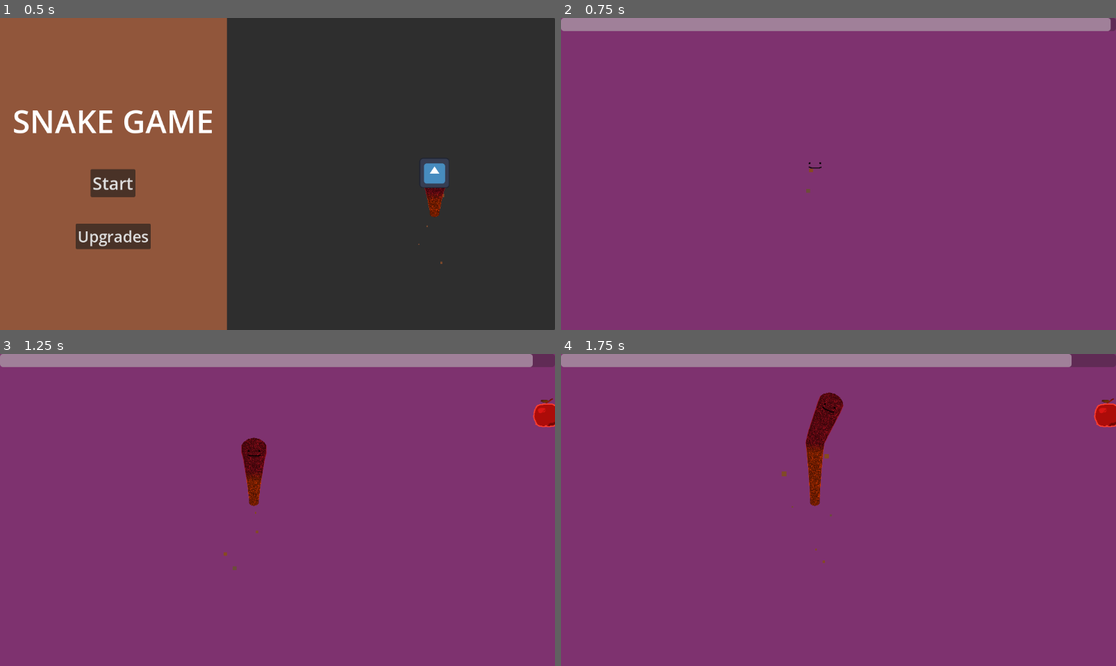
Above: before the commit, frames 1-4 (two rows, left to right).
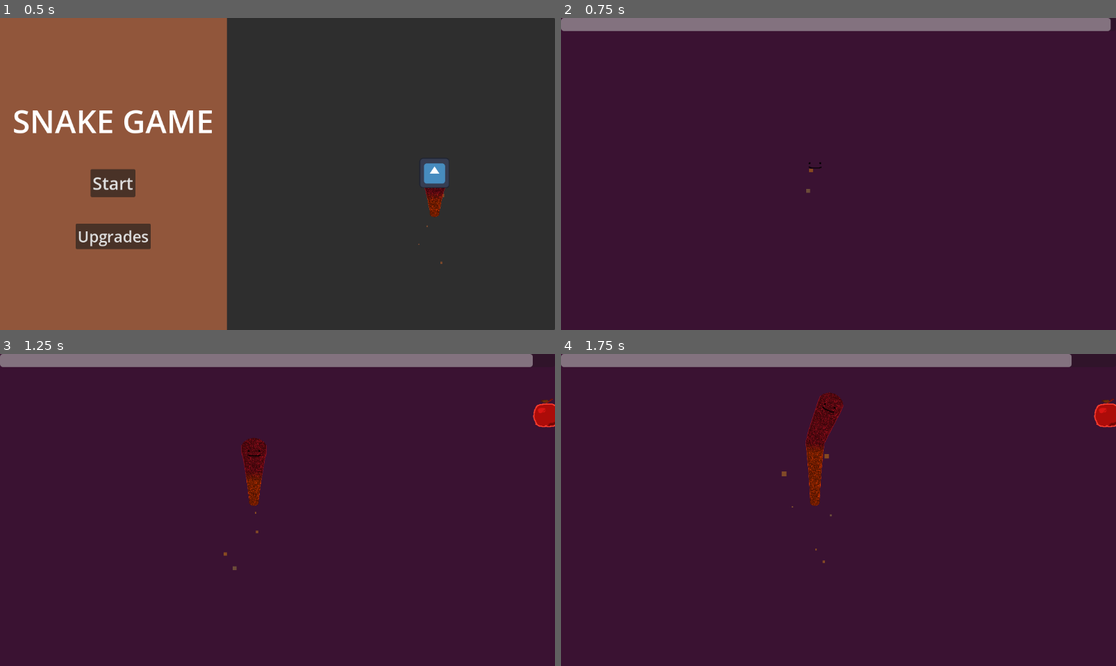
Above: after the commit, the same moments.

Repository: tylercchase/gmtk-2025
Game: Godot game, scene res://src/menus/main/main_menu.tscn
Two runs of this game, one before a commit and one after it. Both use one fixed random seed, a clock stepped at 60 frames per second and the inputs below. The engine's default icon, where the game draws it, is replaced by a stand-in: a white triangle on a blue panel in a dark square.
Inputs (mouse positions are in pixels of both pictures, inside the frame that each line leads up to):
- Up to frame 1 (0.5 s): no input
- Up to frame 2 (0.75 s): click "Start" at 0.5 s
- Up to frame 3 (1.25 s): no input
- Up to frame 4 (1.75 s): move the mouse to (960, 494) at 1.27 s; hold D (move_right) from 1.28 s (still down); click (960, 494) at 1.35 s

Frame 1 is identical in both runs. In frame 2, 100% of the frame differs, in the area x 0-100%, y 0-100%; in frame 3, 99%; in frame 4, 99%.

Commit message:
feat: floating collection numbers

Diff:
--- a/src/components/add_item_component.gd
+++ b/src/components/add_item_component.gd
@@ -12,4 +12,4 @@
 
 
 func add_item():
-    Events.emit_item_collected(item)
+    Events.emit_item_collected(item, self)
--- /dev/null
+++ b/src/level/floating_text/floating_text.gd
@@ -0,0 +1,10 @@
+extends Label
+
+
+func show_value(value, new_position):
+    text = value
+    global_position = new_position
+    var tween = get_tree().create_tween()
+    tween.tween_property(self, "global_position", global_position + Vector2(10,10), 2)
+    tween.tween_property(self, "modulate:a", 0.0, 2)
+    tween.tween_callback(self.queue_free)
--- /dev/null
+++ b/src/level/floating_text/floating_text.tscn
@@ -0,0 +1,6 @@
+[gd_scene load_steps=2 format=3 uid="uid://b56qw6dlfr54h"]
+
+[ext_resource type="Script" uid="uid://b1qeix0foha8a" path="res://src/level/floating_text/floating_text.gd" id="1_t8kt5"]
+
+[node name="FloatingText" type="Label"]
+script = ExtResource("1_t8kt5")
--- /dev/null
+++ b/src/level/floating_text_manager.gd
@@ -0,0 +1,13 @@
+extends Node2D
+
+@export var floating_text: PackedScene
+
+
+func _ready() -> void:
+    Events.float_text.connect(_on_float_text)
+
+
+func _on_float_text(text, new_position):
+    var temp = floating_text.instantiate()
+    add_child(temp)
+    temp.show_value(text, new_position)
--- a/src/level/level_manager.gd
+++ b/src/level/level_manager.gd
@@ -31,9 +31,10 @@
 func _process(_delta: float) -> void:
 	progress_bar.value =  timer.time_left / timer.wait_time
 
-func _on_item_collected(item: Item):
+func _on_item_collected(item: Item, node: Node):
 	var modified_amount = State.get_modifiers(item.id, 1)
 	if current_run_items.has(item.id):
 		current_run_items[item.id] += modified_amount
 	else:
 		current_run_items[item.id] = modified_amount
+	Events.emit_float_text("+" + str(modified_amount) + " " + item.name, node.global_position)
--- a/src/level/test_level.tscn
+++ b/src/level/test_level.tscn
@@ -10,6 +10,8 @@
 [ext_resource type="PackedScene" uid="uid://m58glpi7hgow" path="res://src/collectibles/collectible_spawner.tscn" id="5_88en4"]
 [ext_resource type="Script" uid="uid://dv7pqdck0s0oh" path="res://addons/shaker/data/Single/BaseShakerType1D.gd" id="5_tfvns"]
 [ext_resource type="Script" uid="uid://8px07ckfhbj2" path="res://addons/shaker/data/Vector2/ShakerPreset2D.gd" id="6_s7h1i"]
+[ext_resource type="Script" uid="uid://cf2oa1hfd3wx7" path="res://src/level/floating_text_manager.gd" id="11_8mdby"]
+[ext_resource type="PackedScene" uid="uid://b56qw6dlfr54h" path="res://src/level/floating_text/floating_text.tscn" id="12_hk6v1"]
 
 [sub_resource type="FastNoiseLite" id="FastNoiseLite_8mdby"]
 
@@ -47,7 +49,7 @@
 offset_top = -40.0
 offset_right = 1177.0
 offset_bottom = 678.0
-color = Color(0.493756, 0.197594, 0.43476, 1)
+color = Color(0.225856, 0.0711628, 0.195372, 1)
 
 [node name="SegmentManager" parent="." node_paths=PackedStringArray("player_node", "shake_node") instance=ExtResource("1_wfa51")]
 player_node = NodePath("../Player")
@@ -93,3 +95,8 @@
 [node name="CollectibleSpawner" parent="." node_paths=PackedStringArray("player") instance=ExtResource("5_88en4")]
 apples = ExtResource("3_88en4")
 player = NodePath("../Player")
+
+[node name="FloatingTextManager" type="Node2D" parent="."]
+z_index = 1
+script = ExtResource("11_8mdby")
+floating_text = ExtResource("12_hk6v1")
--- a/src/menus/tooltip/upgrade_tooltip.gd
+++ b/src/menus/tooltip/upgrade_tooltip.gd
@@ -22,9 +22,9 @@
     var current_purchase_price : UpgradeCost = upgrade.purchase_prices[total_purchased]
     cost_label.text = "Costs:"
     if current_purchase_price.resource_id == "apple":
-        cost_label.text += "\n [color=red]Apple[/color]" + str(current_purchase_price.amount)
+        cost_label.text += "\n [color=red]Apple[/color]: " + str(current_purchase_price.amount)
     elif current_purchase_price.resource_id == "orange":
-        cost_label.text += "\n [color=orange]Orange[/color]" + str(current_purchase_price.amount)
+        cost_label.text += "\n [color=orange]Orange[/color]:" + str(current_purchase_price.amount)
 
 
 
--- a/src/singletons/events.gd
+++ b/src/singletons/events.gd
@@ -8,14 +8,19 @@
 
 signal inventory_changed
 
+signal float_text
+
 func emit_tooltip_changed(value):
     tooltip_changed.emit(value)
 
 func emit_purchased_upgrade():
     purchased_upgrade.emit()
 
-func emit_item_collected(item: Item):
-    item_collected.emit(item)
+func emit_item_collected(item: Item, node: Node):
+    item_collected.emit(item, node)
 
 func emit_inventory_changed():
     inventory_changed.emit()
+
+func emit_float_text(text, position):
+    float_text.emit(text, position)
Not shown, added: src/level/floating_text/floating_text.gd.uid
Not shown, added: src/level/floating_text_manager.gd.uid
Not shown: 1 places in src/level/test_level.tscn that only renumber resources
